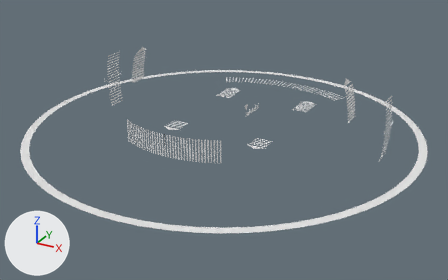
One commit to the FBX model Assets/Model/SeminoleReference.fbx: the scene before it, then after it.
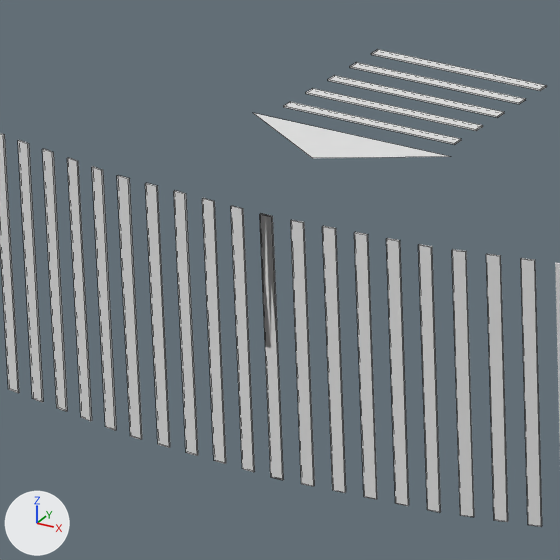
The first picture shows the older version from a camera (50 mm lens) standing at (7.96, -14.48, 6.27) and looking at (0.2, -0.37, -0.78). The close-ups show both versions on the part from 32% to 42% of the width and 42% to 59% of the height of that picture; other places that the commit changed are outside them. Every picture has the same lights, and +X, +Y and +Z are marked at lower left. The close-ups show mesh edges as thin lines. Where no turn or scale is listed for an object, it has been applied to the vertices.

In view in the first close-up: 'rudderForcesMarkers.001', 'rudderForcesMarkers.002', 'rudderForcesMarkers.003', 'rudderForcesMarkers.004', 'rudderForcesMarkers.006', 'rudderForcesMarkers.021', 'rudderForcesMarkers.022', 'rudderForcesMarkers.023', 'rudderForcesMarkers.024', 'rudderForcesMarkers.025', 'rudderForcesMarkers.026', 'rudderForcesMarkers.027', 'rudderForcesMarkers.028', 'rudderForcesMarkers.029'.
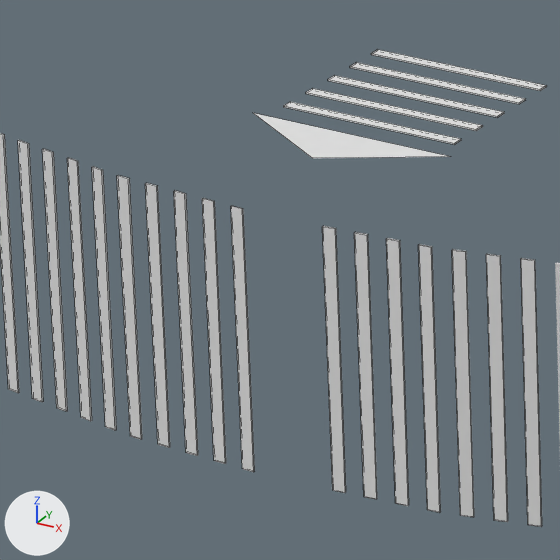
Changed parts and their boxes (x1, y1, x2, y2) in the close-ups (560 x 560 px):
'rudderForcesMarkers.022', deleted
    before: (291, 220, 315, 486)
'rudderForcesMarkers.001', deleted
    before: (260, 213, 284, 480)
'rudderForcesMarkers.021', deleted
    before: (260, 214, 283, 473)

Diff of the bpy script that builds the scene:
```diff
--- a/Assets/Model/SeminoleReference.fbx.py
+++ b/Assets/Model/SeminoleReference.fbx.py
@@ ob_rudderforcesmarkers_021 @@
-ob_rudderforcesmarkers_021 = bpy.data.objects.new('rudderForcesMarkers.021', me_cube_025)
-ob_rudderforcesmarkers_021.location = (0.0, 0.0, 0.03)
@@ ob_rudderforcesmarkers_001 @@
-ob_rudderforcesmarkers_001 = bpy.data.objects.new('rudderForcesMarkers.001', me_cube_005)
-ob_rudderforcesmarkers_001.location = (0.0, 0.0, 0.03)
@@ ob_rudderforcesmarkers_022 @@
-ob_rudderforcesmarkers_022 = bpy.data.objects.new('rudderForcesMarkers.022', me_cube_026)
-ob_rudderforcesmarkers_022.location = (0.0, 0.0, 0.03)
```
